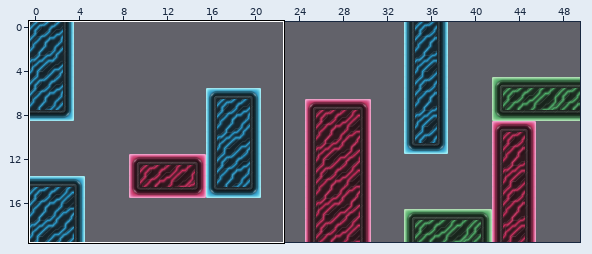
Tiled map (JSON) -- assets/maps/level0.json. Above, an overview of the earlier version with the close-up marked.
Close-up. The starting point:
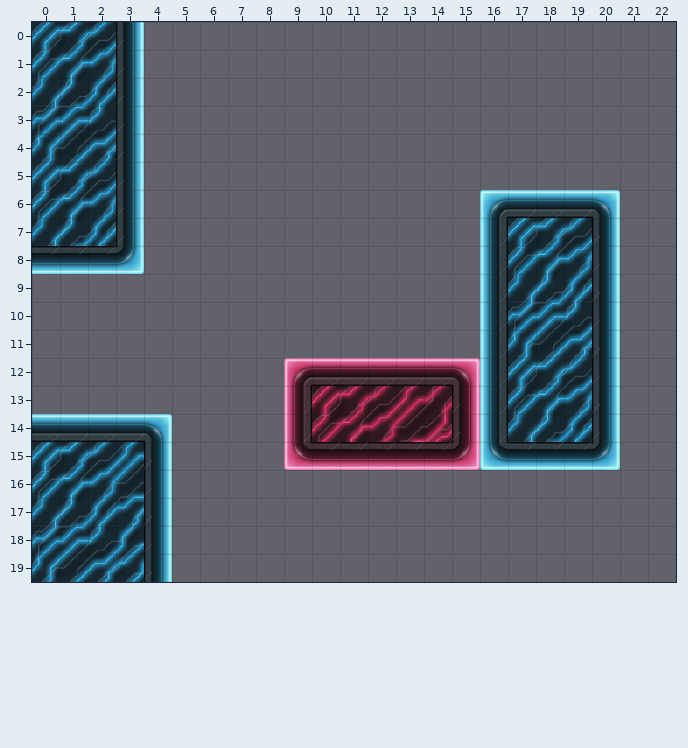
Cells are 32x32 px. Shown: x 0..22, y 0..19. The commit also changed other parts of the map, which this record leaves out.
The same view after the edit:
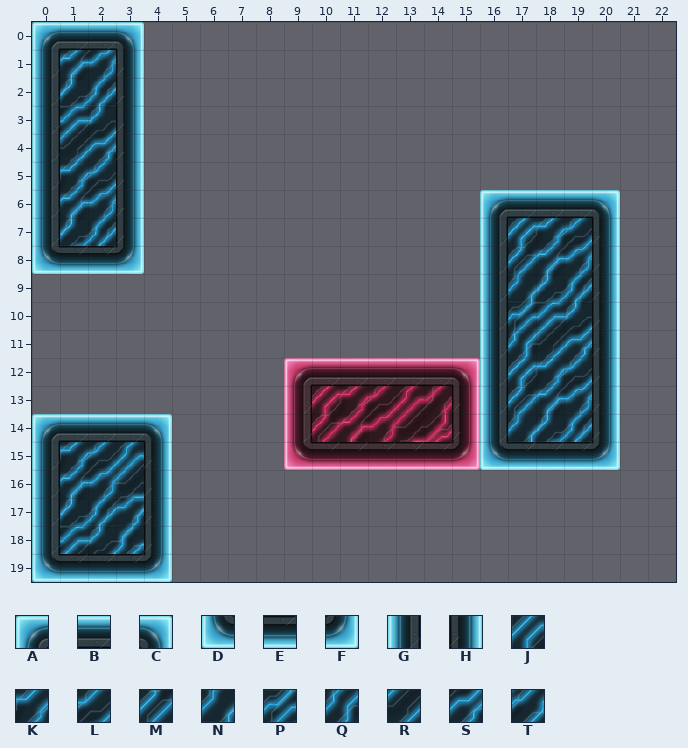
Key: from "texture32": A 0, B 1, C 2, D 3, E 4, F 5, G 6, H 7, J 8, K 9, L 10, M 13, N 18, P 23, Q 28, R 29, S 30, T 31.
_ is an empty cell, . an unchanged one.
Change:
--- layer "solid"
@@ x 0..3 @@
- 0 JKLH
- 1 M...
- 2 N...
- 3 P...
- 4 Q...
- 5 J...
- 6 M...
- 7 N...
- 8 E...
+ 0 ABBC
+ 1 G...
+ 2 G...
+ 3 G...
+ 4 G...
+ 5 G...
+ 6 G...
+ 7 G...
+ 8 D...
@@ x 0..4 @@
-14 B....
-15 J....
-16 M....
-17 N....
-18 P....
-19 QRSTH
+14 A....
+15 G....
+16 G....
+17 G....
+18 G....
+19 DEEEF
Boxes around the changes in both close-ups, in picture pixels (x1, y1, x2, y2):
changed: (32, 22, 144, 274)
changed: (32, 414, 172, 582)
